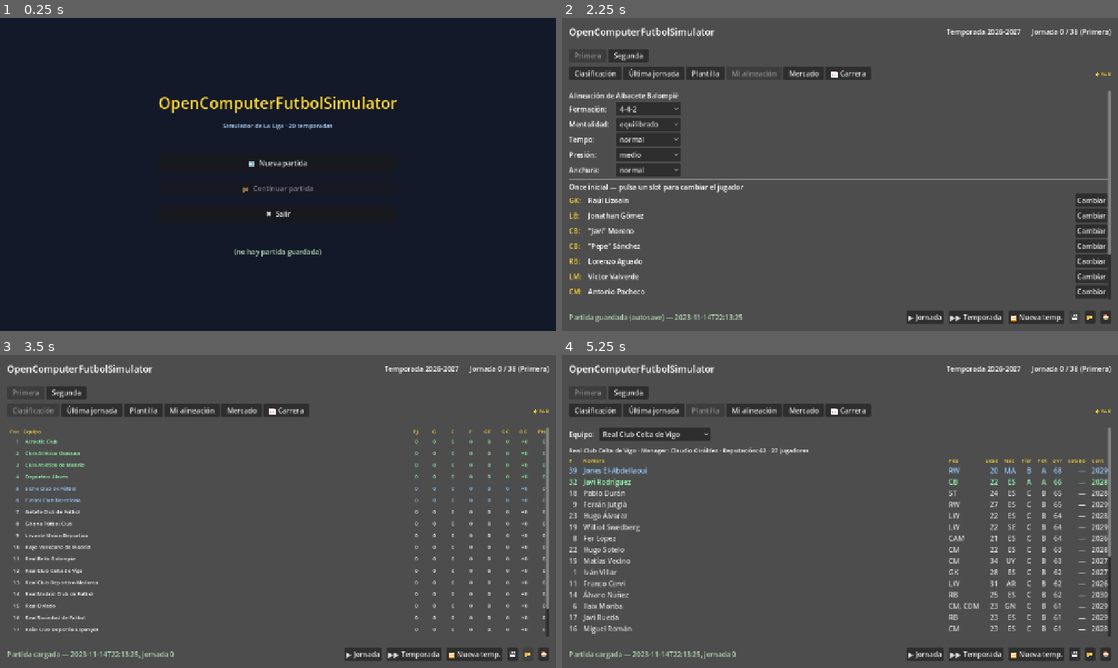
Above: before the commit, frames 1-4 (two rows, left to right).
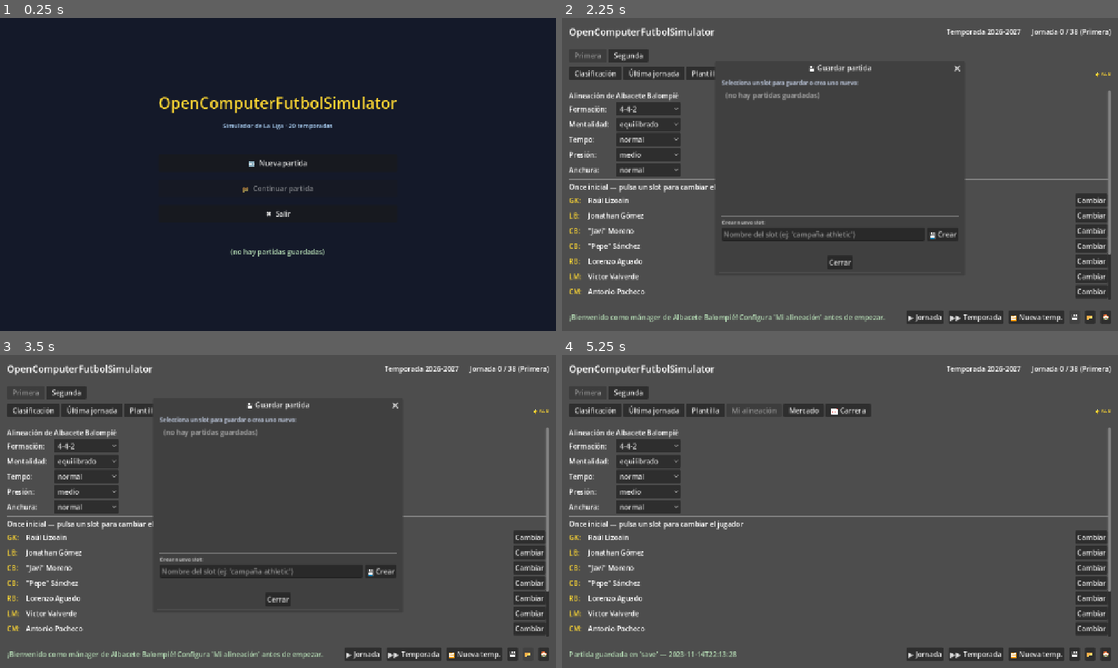
Above: after the commit, the same moments.

Repository: antxiko/OpenComputerFutbolSimulator
Game: Godot game, scene res://scenes/main_menu.tscn
Same seed, same stepped clock (60 frames per second), same inputs: the game is played once before the commit and once after it.
Inputs (mouse positions are in pixels of both pictures, inside the frame that each line leads up to):
- Up to frame 1 (0.25 s): no input
- Up to frame 2 (2.25 s): click "🆕 Nueva partida" at 0.5 s; click "OK" at 1.25 s; click "💾" at 2 s
- Up to frame 3 (3.5 s): click "📂" at 2.75 s
- Up to frame 4 (5.25 s): click "🏠" at 3.5 s; click (840, 524) at 4.25 s, where only the run before the commit has a clickable "📂 Continuar partida"; click (940, 570) at 5 s, where only the run after the commit has a clickable "💾 Crear"

The runs differ from the first frame. In frame 1, 0.2% of the frame differs, in the area x 41-59%, y 73-77%; in frame 2, 3.5%; in frame 3, 11%, in the area x 1-99%, y 14-98%; in frame 4, 9.9%.

Commit message:
Multi-save: gestor de slots con nombre, fecha, equipo y temporadas
Antes solo habia un slot fijo "autosave". Ahora el usuario puede tener
multiples partidas en paralelo, con nombre descriptivo, y elegir cual
cargar/sobrescribir/eliminar desde un modal.

- SaveLoadDialog (scripts/ui/save_load_dialog.gd): AcceptDialog reutilizable
  con dos modos (open_save / open_load). Lista cada slot con su año, jornada,
  equipo del usuario, fecha de guardado y temporadas completadas. Acciones
  por slot: Cargar/Sobrescribir + Eliminar (con confirmacion).
  En modo SAVE incluye input "Crear nuevo slot" con nombre libre.
- SaveSystem.sanitize_slot_name: convierte nombres con espacios/acentos a
  identificadores seguros para fichero (a-z, 0-9, _, -). 32 chars max.
- SaveSystem.slot_exists / _peek_save extendido (devuelve user_team_id,
  primera_jornada, career_seasons para mostrar en el listado).
- GameSession.pending_load_slot: el menu principal pasa el slot elegido
  al game_hub via este campo (default "autosave" como fallback).
- main_menu "Continuar" abre el modal en lugar de cargar autosave directo.
  Boton se desactiva si no hay ningun save. Status muestra n slots y el mas
  reciente.
- game_hub usa el modal para los botones 💾/📂. _on_save_game / _on_load_game
  abren el dialogo, _save_to_slot/_load_from_slot hacen la operacion.

Co-Authored-By: Claude Opus 4.7 (1M context) <noreply@anthropic.com>

Diff:
--- a/scripts/core/game_session.gd
+++ b/scripts/core/game_session.gd
@@ -13,8 +13,12 @@
 # Equipo elegido por el usuario al empezar nueva partida.
 static var pending_user_team_id: String = ""
 
+# Slot a cargar cuando start_mode == "load". Si vacío, fallback a "autosave".
+static var pending_load_slot: String = ""
+
 
 # Reset del estado tras consumir.
 static func consume() -> void:
 	start_mode = "default"
 	pending_user_team_id = ""
+	pending_load_slot = ""
--- a/scripts/core/save_system.gd
+++ b/scripts/core/save_system.gd
@@ -138,16 +138,43 @@
 static func _peek_save(path: String) -> Dictionary:
 	var file := FileAccess.open(path, FileAccess.READ)
 	if file == null:
-		return { "saved_at": "?", "year": 0 }
+		return { "saved_at": "?", "year": 0, "user_team_id": "", "primera_jornada": 0 }
 	var content: String = file.get_as_text()
 	file.close()
 	var parsed: Variant = JSON.parse_string(content)
 	if typeof(parsed) != TYPE_DICTIONARY:
-		return { "saved_at": "?", "year": 0 }
+		return { "saved_at": "?", "year": 0, "user_team_id": "", "primera_jornada": 0 }
 	return {
 		"saved_at": String(parsed.get("saved_at", "")),
-		"year": int(parsed.get("year", 0)),
+		"year": int(parsed.get("year", 2026)),
+		"user_team_id": String(parsed.get("user_team_id", "")),
+		"primera_jornada": int(parsed.get("primera_jornada", 0)),
+		"segunda_jornada": int(parsed.get("segunda_jornada", 0)),
+		"career_seasons": int((parsed.get("user_career_history", []) as Array).size()),
 	}
+
+
+# Devuelve true si el slot solicitado existe.
+static func slot_exists(slot_name: String) -> bool:
+	return FileAccess.file_exists("%s%s.json" % [SAVE_DIR, slot_name])
+
+
+# Sanea un nombre de slot introducido por el usuario para que sea un nombre
+# de fichero seguro: solo letras, números, guión bajo y guión.
+static func sanitize_slot_name(raw: String) -> String:
+	var s: String = raw.strip_edges().to_lower()
+	var out: String = ""
+	for i in s.length():
+		var ch: String = s[i]
+		if (ch >= "a" and ch <= "z") or (ch >= "0" and ch <= "9") or ch == "_" or ch == "-":
+			out += ch
+		elif ch == " ":
+			out += "_"
+	if out.is_empty():
+		out = "save"
+	if out.length() > 32:
+		out = out.substr(0, 32)
+	return out
 
 
 # ============================================================================
--- a/scripts/ui/game_hub.gd
+++ b/scripts/ui/game_hub.gd
@@ -106,9 +106,12 @@
 		_start_season()
 		_show_welcome_message()
 	elif GameSession.start_mode == "load":
+		var slot: String = GameSession.pending_load_slot
+		if slot.is_empty():
+			slot = "autosave"
 		GameSession.consume()
 		_start_season()
-		_on_load_game()
+		_load_from_slot(slot)
 	else:
 		# Modo default: arrancar nueva temporada sin equipo seleccionado
 		_start_season()
@@ -251,13 +254,13 @@
 
 	save_button = Button.new()
 	save_button.text = "💾"
-	save_button.tooltip_text = "Guardar partida (slot autosave)"
+	save_button.tooltip_text = "Guardar partida (multi-slot)"
 	save_button.pressed.connect(_on_save_game)
 	footer.add_child(save_button)
 
 	load_button = Button.new()
 	load_button.text = "📂"
-	load_button.tooltip_text = "Cargar partida (slot autosave)"
+	load_button.tooltip_text = "Cargar partida (multi-slot)"
 	load_button.pressed.connect(_on_load_game)
 	footer.add_child(load_button)
 
@@ -949,21 +952,43 @@
 # Save / Load
 # =========================================================================== #
 func _on_save_game() -> void:
+	var dialog := SaveLoadDialog.new()
+	add_child(dialog)
+	dialog.open_save(func(slot: String, action: String) -> void:
+		dialog.queue_free()
+		if action != "save":
+			return
+		_save_to_slot(slot)
+	)
+
+
+func _save_to_slot(slot: String) -> void:
 	var result: Dictionary = SaveSystem.save_game(
-		"autosave", year, all_teams,
+		slot, year, all_teams,
 		primera_state.current_jornada, segunda_state.current_jornada,
 		primera_state.league_table, segunda_state.league_table,
 		user_team_id, user_lineup_template, user_career_history)
 	if result.get("ok", false):
-		status_label.text = "Partida guardada (autosave) — %s" % result["saved_at"]
+		status_label.text = "Partida guardada en '%s' — %s" % [slot, result["saved_at"]]
 	else:
 		status_label.text = "ERROR al guardar: %s" % result.get("error", "?")
 
 
 func _on_load_game() -> void:
-	var save_data: SaveSystem.SaveData = SaveSystem.load_game("autosave")
+	var dialog := SaveLoadDialog.new()
+	add_child(dialog)
+	dialog.open_load(func(slot: String, action: String) -> void:
+		dialog.queue_free()
+		if action != "load":
+			return
+		_load_from_slot(slot)
+	)
+
+
+func _load_from_slot(slot: String) -> void:
+	var save_data: SaveSystem.SaveData = SaveSystem.load_game(slot)
 	if save_data == null:
-		status_label.text = "No hay partida guardada (slot 'autosave')."
+		status_label.text = "No se pudo cargar el slot '%s'." % slot
 		return
 
 	# Reemplazar estado del juego con los datos cargados
--- a/scripts/ui/main_menu.gd
+++ b/scripts/ui/main_menu.gd
@@ -3,10 +3,8 @@
 # Menú principal del simulador.
 # Tres botones: Nueva partida / Continuar / Salir.
 # - Nueva partida: muestra selector de equipo, luego va a game_hub con start_mode=new_game.
-# - Continuar: carga autosave y va a game_hub con start_mode=load (si hay save).
+# - Continuar: abre modal con lista de slots para elegir cuál cargar.
 # - Salir: cierra el juego.
-
-const SAVE_SLOT := "autosave"
 
 var continue_button: Button
 var status_label: Label
@@ -90,14 +88,20 @@
 
 
 func _refresh_continue_state() -> void:
-	# Desactivar Continuar si no hay save
-	var save_data: SaveSystem.SaveData = SaveSystem.load_game(SAVE_SLOT)
-	if save_data == null:
+	# Desactivar Continuar si no hay ningún save en disco
+	var slots: Array = SaveSystem.list_saves()
+	if slots.is_empty():
 		continue_button.disabled = true
-		status_label.text = "(no hay partida guardada)"
+		status_label.text = "(no hay partidas guardadas)"
 	else:
 		continue_button.disabled = false
-		status_label.text = "Última partida: %s, año %d" % [save_data.saved_at, save_data.year]
+		var n: int = slots.size()
+		var top: Dictionary = slots[0]
+		var label: String = "Última: %s · año %d" % [String(top.get("saved_at", "")), int(top.get("year", 0))]
+		if n == 1:
+			status_label.text = label
+		else:
+			status_label.text = "%d slots guardados — %s" % [n, label]
 
 
 # ============================================================================
@@ -145,9 +149,17 @@
 
 
 func _on_continue() -> void:
-	GameSession.start_mode = "load"
-	GameSession.pending_user_team_id = ""
-	get_tree().change_scene_to_file("res://scenes/game_hub.tscn")
+	var dialog := SaveLoadDialog.new()
+	add_child(dialog)
+	dialog.open_load(func(slot: String, action: String) -> void:
+		dialog.queue_free()
+		if action != "load":
+			return
+		GameSession.start_mode = "load"
+		GameSession.pending_user_team_id = ""
+		GameSession.pending_load_slot = slot
+		get_tree().change_scene_to_file("res://scenes/game_hub.tscn")
+	)
 
 
 func _on_quit() -> void:
--- /dev/null
+++ b/scripts/ui/save_load_dialog.gd
@@ -0,0 +1,243 @@
+class_name SaveLoadDialog extends AcceptDialog
+
+# Modal de guardar/cargar partida con multi-slot.
+#
+# Uso:
+#   var dialog := SaveLoadDialog.new()
+#   add_child(dialog)
+#   dialog.open_save(callback)   # callback(slot: String, action: "save"|"cancel")
+#   dialog.open_load(callback)   # callback(slot: String, action: "load"|"cancel")
+#
+# El usuario puede:
+#   - SAVE mode: sobrescribir un slot existente, eliminar uno, o crear nuevo con nombre.
+#   - LOAD mode: cargar un slot existente o eliminar.
+
+enum Mode { SAVE, LOAD }
+
+const TEAM_NAMES := {
+	# Atajo para mostrar nombres legibles sin tener que cargar todo el data
+	"athletic_club": "Athletic", "fc_barcelona": "Barça", "real_madrid": "R. Madrid",
+	"atletico_madrid": "Atlético", "real_sociedad": "Real Sociedad",
+	"villarreal_cf": "Villarreal", "real_betis": "Betis", "sevilla_fc": "Sevilla",
+	"valencia_cf": "Valencia", "girona_fc": "Girona", "ca_osasuna": "Osasuna",
+	"rayo_vallecano": "Rayo", "celta_vigo": "Celta", "rcd_mallorca": "Mallorca",
+	"getafe_cf": "Getafe", "deportivo_alaves": "Alavés", "rcd_espanyol": "Espanyol",
+	"levante_ud": "Levante", "elche_cf": "Elche", "real_oviedo": "Oviedo",
+}
+
+var _mode: int = Mode.LOAD
+var _callback: Callable = Callable()
+var _slot_list_container: VBoxContainer
+var _new_slot_input: LineEdit
+var _new_slot_section: VBoxContainer
+var _status_label: Label
+
+
+func _init() -> void:
+	# Defaults para AcceptDialog
+	min_size = Vector2(560, 420)
+	get_ok_button().visible = false  # No usamos OK; las acciones son por slot.
+	add_cancel_button("Cerrar")
+
+
+func open_save(cb: Callable) -> void:
+	_mode = Mode.SAVE
+	_callback = cb
+	title = "💾 Guardar partida"
+	_build_body()
+	popup_centered()
+
+
+func open_load(cb: Callable) -> void:
+	_mode = Mode.LOAD
+	_callback = cb
+	title = "📂 Cargar partida"
+	_build_body()
+	popup_centered()
+
+
+func _build_body() -> void:
+	# Limpia contenido previo
+	for c in get_children():
+		if c is VBoxContainer:
+			c.queue_free()
+
+	var vbox := VBoxContainer.new()
+	vbox.anchor_right = 1.0
+	vbox.anchor_bottom = 1.0
+	vbox.add_theme_constant_override("separation", 8)
+	add_child(vbox)
+
+	# Header
+	var header := Label.new()
+	header.text = ("Selecciona un slot para guardar o crea uno nuevo:" if _mode == Mode.SAVE
+			else "Selecciona la partida que quieres cargar:")
+	header.add_theme_font_size_override("font_size", 13)
+	header.add_theme_color_override("font_color", Color(0.85, 0.9, 1.0))
+	vbox.add_child(header)
+
+	# Lista de slots (scroll)
+	var scroll := ScrollContainer.new()
+	scroll.custom_minimum_size = Vector2(540, 280)
+	scroll.size_flags_vertical = Control.SIZE_EXPAND_FILL
+	vbox.add_child(scroll)
+	_slot_list_container = VBoxContainer.new()
+	_slot_list_container.size_flags_horizontal = Control.SIZE_EXPAND_FILL
+	_slot_list_container.add_theme_constant_override("separation", 4)
+	scroll.add_child(_slot_list_container)
+
+	_refresh_slot_list()
+
+	# Nuevo slot (solo en SAVE mode)
+	_new_slot_section = VBoxContainer.new()
+	if _mode == Mode.SAVE:
+		var sep := HSeparator.new()
+		_new_slot_section.add_child(sep)
+		var new_label := Label.new()
+		new_label.text = "Crear nuevo slot:"
+		new_label.add_theme_font_size_override("font_size", 12)
+		_new_slot_section.add_child(new_label)
+		var hbox := HBoxContainer.new()
+		hbox.add_theme_constant_override("separation", 6)
+		_new_slot_input = LineEdit.new()
+		_new_slot_input.placeholder_text = "Nombre del slot (ej: 'campaña athletic')"
+		_new_slot_input.size_flags_horizontal = Control.SIZE_EXPAND_FILL
+		_new_slot_input.text_submitted.connect(func(_t: String) -> void: _on_create_new_slot())
+		hbox.add_child(_new_slot_input)
+		var create_btn := Button.new()
+		create_btn.text = "💾 Crear"
+		create_btn.pressed.connect(_on_create_new_slot)
+		hbox.add_child(create_btn)
+		_new_slot_section.add_child(hbox)
+	vbox.add_child(_new_slot_section)
+
+	# Status
+	_status_label = Label.new()
+	_status_label.add_theme_font_size_override("font_size", 11)
+	_status_label.add_theme_color_override("font_color", Color(0.7, 0.85, 0.7))
+	vbox.add_child(_status_label)
+
+
+func _refresh_slot_list() -> void:
+	for c in _slot_list_container.get_children():
+		c.queue_free()
+	var slots: Array = SaveSystem.list_saves()
+	if slots.is_empty():
+		var empty := Label.new()
+		empty.text = "  (no hay partidas guardadas)"
+		empty.add_theme_color_override("font_color", Color(0.7, 0.7, 0.7))
+		_slot_list_container.add_child(empty)
+		return
+	for slot_meta in slots:
+		_slot_list_container.add_child(_make_slot_row(slot_meta))
+
+
+func _make_slot_row(meta: Dictionary) -> Control:
+	var panel := PanelContainer.new()
+	var bg := StyleBoxFlat.new()
+	bg.bg_color = Color(0.15, 0.18, 0.22)
+	bg.border_color = Color(0.3, 0.35, 0.4)
+	bg.set_border_width_all(1)
+	bg.set_corner_radius_all(4)
+	bg.content_margin_left = 8
+	bg.content_margin_right = 8
+	bg.content_margin_top = 6
+	bg.content_margin_bottom = 6
+	panel.add_theme_stylebox_override("panel", bg)
+
+	var hbox := HBoxContainer.new()
+	hbox.add_theme_constant_override("separation", 8)
+	panel.add_child(hbox)
+
+	# Info del slot (slot, año, jornada, equipo, fecha)
+	var info := VBoxContainer.new()
+	info.size_flags_horizontal = Control.SIZE_EXPAND_FILL
+	hbox.add_child(info)
+
+	var slot: String = String(meta.get("slot", "?"))
+	var year: int = int(meta.get("year", 0))
+	var p_jor: int = int(meta.get("primera_jornada", 0))
+	var user_team: String = String(meta.get("user_team_id", ""))
+	var saved_at: String = String(meta.get("saved_at", ""))
+	var career: int = int(meta.get("career_seasons", 0))
+
+	var team_label: String = TEAM_NAMES.get(user_team, user_team) if user_team != "" else "(sin club)"
+
+	var line1 := Label.new()
+	line1.text = "📁 %s" % slot
+	line1.add_theme_font_size_override("font_size", 14)
+	line1.add_theme_color_override("font_color", Color(1.0, 0.9, 0.4))
+	info.add_child(line1)
+
+	var line2 := Label.new()
+	line2.text = "Año %d-%d · J%d · %s%s" % [year, year + 1, p_jor, team_label,
+			" · %d temp. completas" % career if career > 0 else ""]
+	line2.add_theme_font_size_override("font_size", 11)
+	line2.add_theme_color_override("font_color", Color(0.85, 0.9, 1.0))
+	info.add_child(line2)
+
+	var line3 := Label.new()
+	line3.text = "🕒 %s" % saved_at
+	line3.add_theme_font_size_override("font_size", 10)
+	line3.add_theme_color_override("font_color", Color(0.6, 0.65, 0.7))
+	info.add_child(line3)
+
+	# Botones de acción
+	var actions := VBoxContainer.new()
+	actions.add_theme_constant_override("separation", 4)
+	hbox.add_child(actions)
+
+	if _mode == Mode.SAVE:
+		var overwrite := Button.new()
+		overwrite.text = "💾 Sobrescribir"
+		overwrite.pressed.connect(func() -> void: _on_pick_slot(slot, "save"))
+		actions.add_child(overwrite)
+	else:
+		var load_btn := Button.new()
+		load_btn.text = "📂 Cargar"
+		load_btn.pressed.connect(func() -> void: _on_pick_slot(slot, "load"))
+		actions.add_child(load_btn)
+
+	var del_btn := Button.new()
+	del_btn.text = "🗑 Eliminar"
+	del_btn.add_theme_color_override("font_color", Color(1.0, 0.6, 0.6))
+	del_btn.pressed.connect(func() -> void: _on_delete_slot(slot))
+	actions.add_child(del_btn)
+
+	return panel
+
+
+func _on_pick_slot(slot: String, action: String) -> void:
+	if _callback.is_valid():
+		_callback.call(slot, action)
+	hide()
+
+
+func _on_create_new_slot() -> void:
+	var raw: String = _new_slot_input.text
+	var slot: String = SaveSystem.sanitize_slot_name(raw)
+	if slot.is_empty():
+		_status_label.text = "Nombre inválido."
+		return
+	if SaveSystem.slot_exists(slot):
+		_status_label.text = "Ya existe un slot '%s'. Pulsa 'Sobrescribir' en la lista o usa otro nombre." % slot
+		return
+	if _callback.is_valid():
+		_callback.call(slot, "save")
+	hide()
+
+
+func _on_delete_slot(slot: String) -> void:
+	# Confirmación inline en el status
+	var confirm := ConfirmationDialog.new()
+	confirm.title = "Eliminar slot"
+	confirm.dialog_text = "¿Eliminar '%s'? Esta acción no se puede deshacer." % slot
+	add_child(confirm)
+	confirm.confirmed.connect(func() -> void:
+		var ok: bool = SaveSystem.delete_save(slot)
+		_status_label.text = ("Slot '%s' eliminado." % slot) if ok else ("No se pudo eliminar '%s'." % slot)
+		confirm.queue_free()
+		_refresh_slot_list()
+	)
+	confirm.canceled.connect(func() -> void: confirm.queue_free())
+	confirm.popup_centered()
